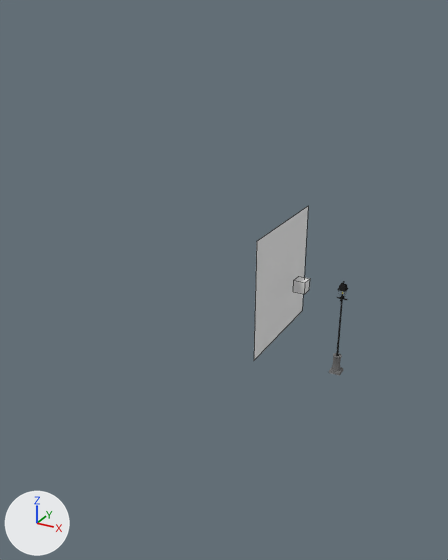
The Blender file alexis/lamppost.blend, before and after one commit.
Both versions are drawn from a camera (50 mm lens) standing at (26.4, -86.6, 55.4) and looking at (-17.5, -6.8, 15.5). The axes (+X, +Y, +Z) are drawn at lower left. The lights are the same throughout. Mesh edges are drawn as thin lines on the coarser meshes.
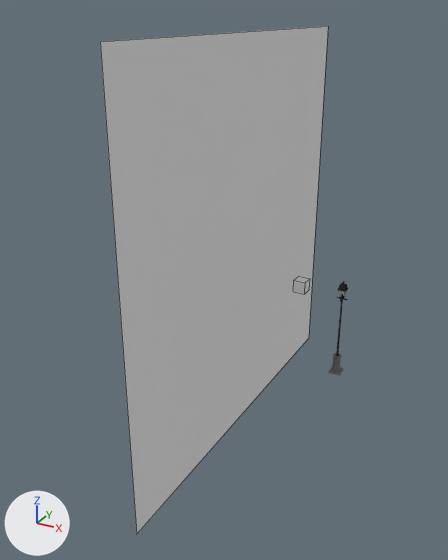
Pixel boxes (x1, y1, x2, y2) of what changed, in the pictures (448 x 560 px):
'Plane', reshaped, moved, rescaled (316% wider, 228% taller)
    before: (254, 206, 308, 360)
    after: (100, 26, 328, 534)

The edits, one by one:
me_plane_001 has 8 vertices, 6 faces and spans x -1.0..1.0, y -1.0..1.0, z 0.0.
me_plane_001 is used by ob_plane; location (-10.3, 0.0, 14.4); rotation (0.0, 1.571, 0.0), in degrees (0, 90, 0); scale (10.0, 10.0, 10.0).
Verts and faces of me_plane_001; kept vertices keep their numbers, new ones are numbered from 8.
Before the commit, vertices of me_plane_001: 0 (-1.0, -1.0, 0.0) at pixel (256, 241), 1 (1.0, -1.0, 0.0) at pixel (253, 360), 2 (-1.0, 1.0, 0.0) at pixel (308, 205), 3 (1.0, 1.0, 0.0) at pixel (302, 310), 4 (-1.0, -1.0, 0.0) at pixel (256, 241).
Before the commit, vertices of me_plane_001: 5 (1.0, -1.0, 0.0) at pixel (253, 360), 6 (-1.0, 1.0, 0.0) at pixel (308, 205), 7 (1.0, 1.0, 0.0) at pixel (302, 310).
Part 1, on me_plane_001:
Vertices deleted: 4 to 7 (with the faces that use them).
Faces deleted: (0, 2, 3, 1).
New faces: (0, 1, 3, 2).
Object 'Plane' (ob_plane) moves from (-10.3, 0.0, 14.4) to (-17.3, 0.0, 18.8).
Object 'Plane' (ob_plane) is rescaled from (10.0, 10.0, 10.0) to (33.3, 33.3, 33.3).
